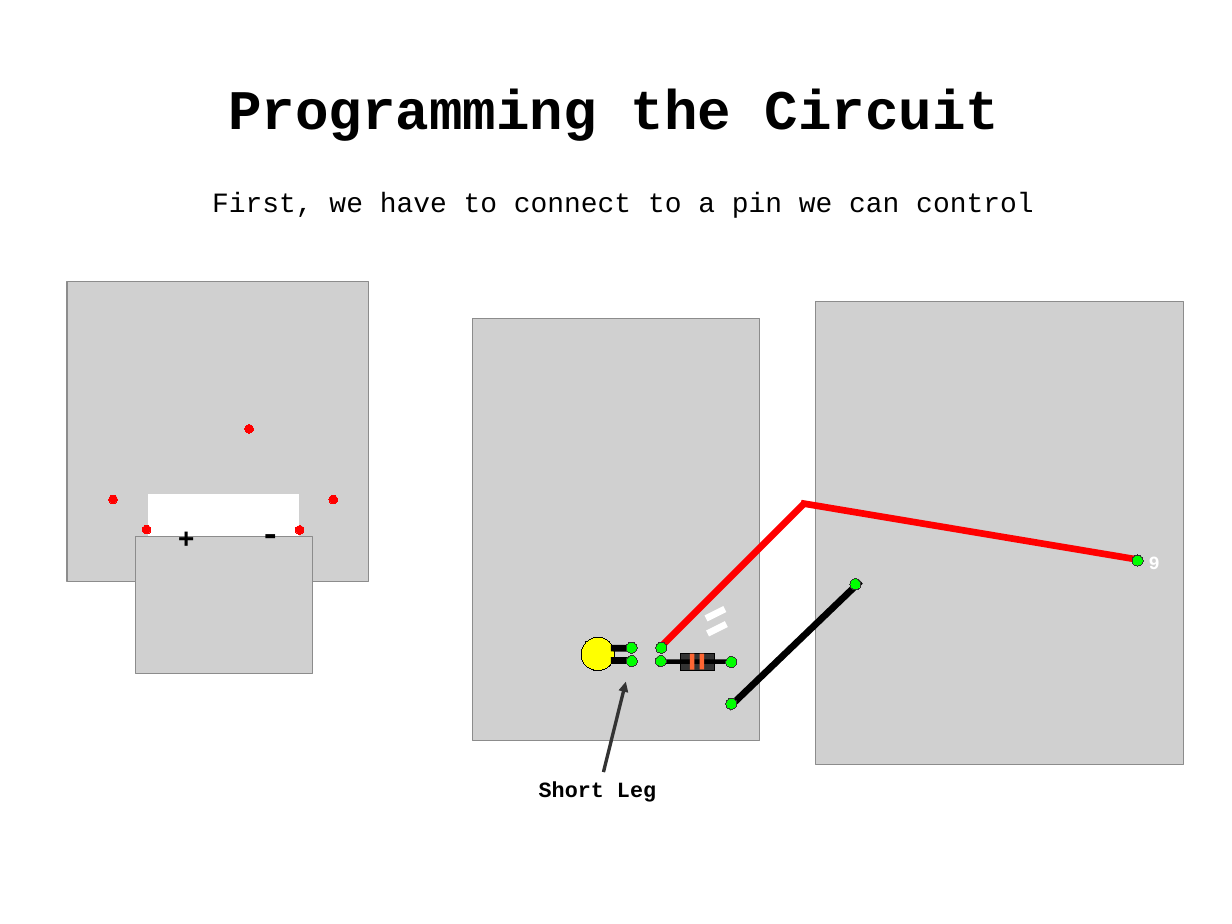
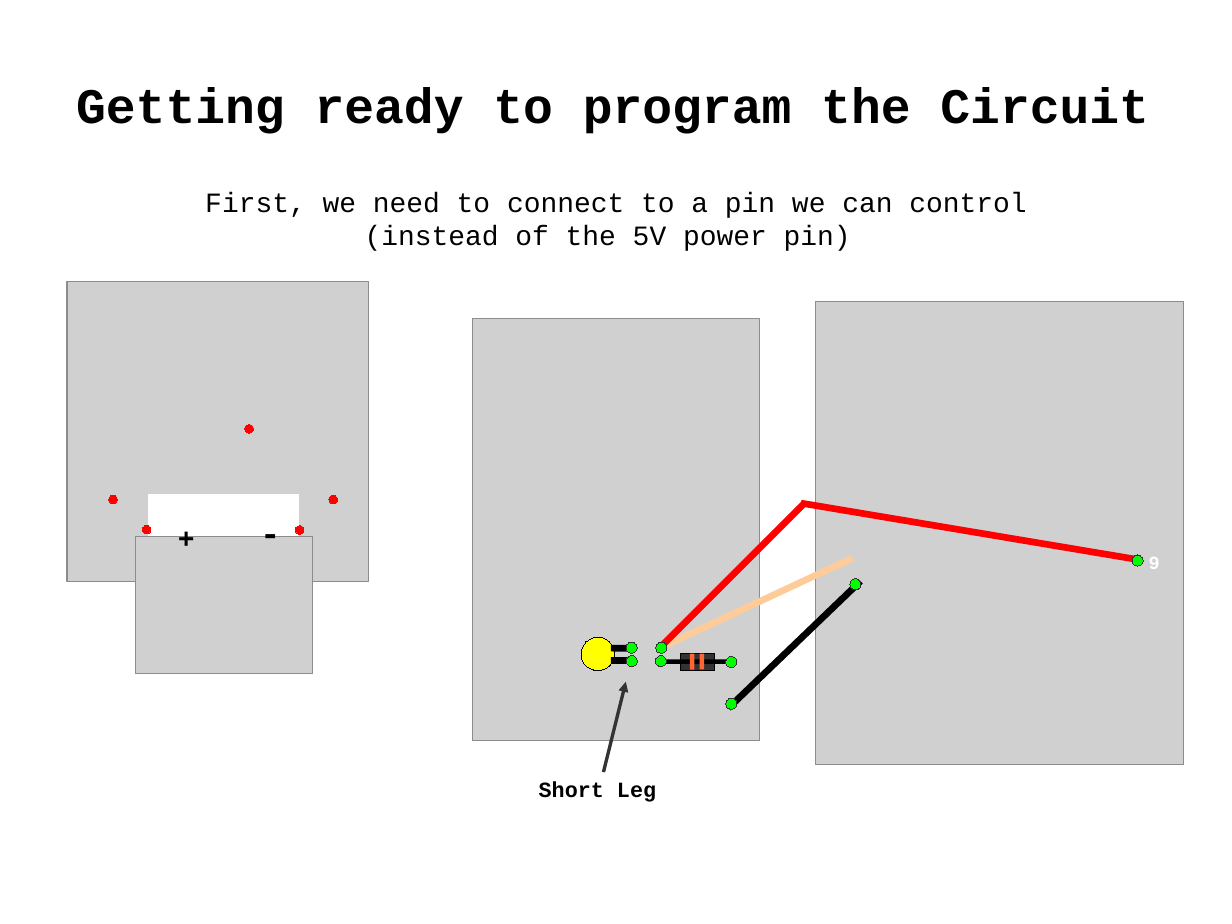
Before and after one commit to lovelandcreatorspace/presentations, a slide deck: slide 33 of arduino/101/raw/arduino101_slides.odp. Drawn at 1232x924 pixels with LibreOffice and Linux fonts; fonts in the diff are those of the drawing; grey boxes stand for pictures. Boxes give left, top, right and bottom in pixels: in the first picture for what was removed or moved away, otherwise in the second. Text is boxed around its words. In the diff, an @@ line names an element or a change of style, - is before the commit and + after.

```diff
--- a/arduino/101/raw/arduino101_slides.odp
+++ b/arduino/101/raw/arduino101_slides.odp
@@ text at bbox=[76, 87, 1149, 134]: text changed; size 36 to 32 pt @@
-Programming the Circuit
+Getting ready to program the Circuit
@@ text at bbox=[205, 192, 1026, 251]: text changed @@
-First, we have to connect to a pin we can control
+First, we need to connect to a pin we can control
+(instead of the 5V power pin)
@@ line added from (660, 648) to (853, 558), #FFCC99 4.31 pt @@
@@ line removed from (726, 609) to (707, 618) @@
@@ line removed from (727, 624) to (708, 634) @@
```
Also in this commit, not shown: 4 other slides changed, 12 slides added, 1 slide removed, 1 other file.
